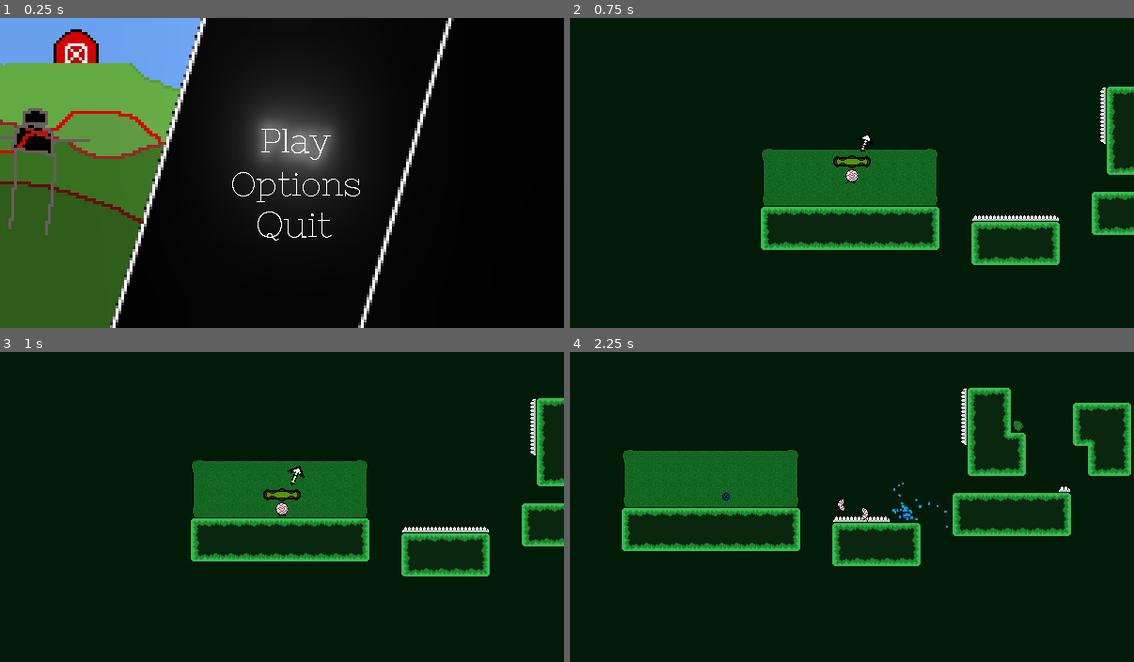
Above: before the commit, frames 1-4 (two rows, left to right).
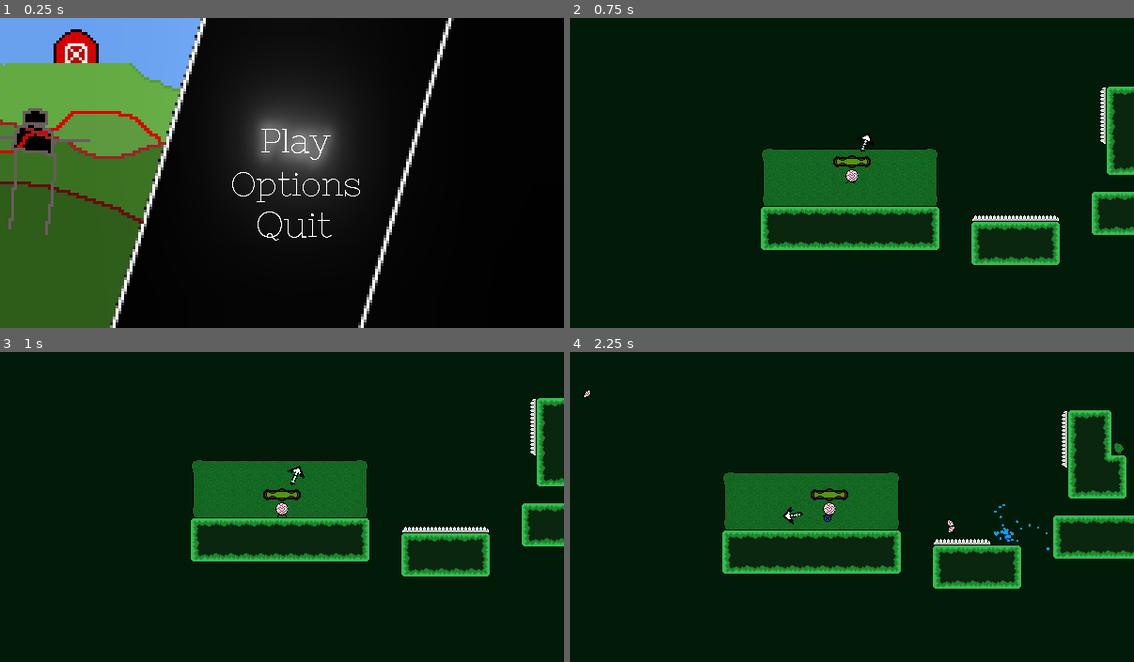
Above: after the commit, the same moments.

Repository: epimetheusgames/EyeSore
Game: Godot game, scene res://MainMenu.tscn
The game is run twice, just before and just after one commit, with the same random seed, the same clock (stepped at 60 frames per second) and the same inputs.
Inputs (mouse positions are in pixels of both pictures, inside the frame that each line leads up to):
- Up to frame 1 (0.25 s): no input
- Up to frame 2 (0.75 s): click (863, 142) at 0.5 s
- Up to frame 3 (1 s): no input
- Up to frame 4 (2.25 s): tap Enter (ui_accept) at 1.25 s; move the mouse to (976, 491) at 1.27 s; hold D (movement_right) from 1.28 s (still down); click (976, 491) at 1.35 s; tap Space (movement_jump) at 1.52 s; move the mouse to (739, 522) at 2.02 s; right-click (739, 522) at 2.1 s

Frames 1-2 are identical in both runs. In frame 3, less than 0.1% of the frame differs, in the area x 49-51%, y 52-54%; in frame 4, 19%, in the area x 2-100%, y 11-77%.

Commit message:
Extremely close to finishing death particles

Diff:
--- a/OGPC_Project_Native_Directory/Player.gd
+++ b/OGPC_Project_Native_Directory/Player.gd
@@ -247,16 +247,15 @@
 	Apply_Shockwave_Knockback(self_position, player_shockwave_bullet_node)
 
 func _on_Area2D_body_entered(body):
-	if "Spikes" in body.name:
+	if "Spikes" in body.name and $Death_Animation_Timer.time_left == 0:
 		$Death_Animation_Timer.start(0.5)
 		get_node("/root/MainMenuRootNode/OWIE_Player").play()
-		self.hide()
 		var death_particles = death_particles_file_path.instance()
-		death_particles.position = self.position
+		death_particles.position = position
+		position = respawn_position
 		get_parent().add_child(death_particles)
 
 
 func _on_Death_Animation_Timer_timeout():
 	self.show()
-	position = last_grounded_pos
 	$Death_Animation_Timer.stop()
--- a/OGPC_Project_Native_Directory/Player.tscn
+++ b/OGPC_Project_Native_Directory/Player.tscn
@@ -9,60 +9,15 @@
 [ext_resource path="res://OGPC_2022_Player_2_Jumping_Spritesheet.png" type="Texture" id=11]
 [ext_resource path="res://ogpc_project_player_2_spritesheet_new_walk_anim.png" type="Texture" id=12]
 
-[sub_resource type="AtlasTexture" id=56]
-flags = 1
-atlas = ExtResource( 6 )
-region = Rect2( 16, 0, 16, 16 )
-
-[sub_resource type="AtlasTexture" id=57]
-flags = 1
-atlas = ExtResource( 6 )
-region = Rect2( 32, 0, 16, 16 )
-
-[sub_resource type="AtlasTexture" id=58]
-flags = 1
-atlas = ExtResource( 6 )
-region = Rect2( 48, 0, 16, 16 )
-
-[sub_resource type="AtlasTexture" id=59]
-flags = 1
-atlas = ExtResource( 6 )
-region = Rect2( 64, 0, 16, 16 )
-
-[sub_resource type="AtlasTexture" id=60]
-flags = 1
-atlas = ExtResource( 6 )
-region = Rect2( 80, 0, 16, 16 )
+[sub_resource type="AtlasTexture" id=105]
+flags = 1
+atlas = ExtResource( 12 )
+region = Rect2( 0, 0, 16, 16 )
 
 [sub_resource type="AtlasTexture" id=61]
 flags = 1
 atlas = ExtResource( 6 )
 region = Rect2( 96, 0, 16, 16 )
-
-[sub_resource type="AtlasTexture" id=62]
-flags = 1
-atlas = ExtResource( 6 )
-region = Rect2( 112, 0, 16, 16 )
-
-[sub_resource type="AtlasTexture" id=63]
-flags = 1
-atlas = ExtResource( 6 )
-region = Rect2( 128, 0, 16, 16 )
-
-[sub_resource type="AtlasTexture" id=64]
-flags = 1
-atlas = ExtResource( 6 )
-region = Rect2( 144, 0, 16, 16 )
-
-[sub_resource type="AtlasTexture" id=65]
-flags = 1
-atlas = ExtResource( 6 )
-region = Rect2( 160, 0, 16, 16 )
-
-[sub_resource type="AtlasTexture" id=66]
-flags = 1
-atlas = ExtResource( 6 )
-region = Rect2( 176, 0, 16, 16 )
 
 [sub_resource type="AtlasTexture" id=78]
 flags = 1
@@ -114,9 +69,119 @@
 atlas = ExtResource( 6 )
 region = Rect2( 192, 0, 16, 16 )
 
+[sub_resource type="AtlasTexture" id=94]
+flags = 1
+atlas = ExtResource( 12 )
+region = Rect2( 288, 0, 16, 16 )
+
+[sub_resource type="AtlasTexture" id=95]
+flags = 1
+atlas = ExtResource( 12 )
+region = Rect2( 304, 0, 16, 16 )
+
+[sub_resource type="AtlasTexture" id=96]
+flags = 1
+atlas = ExtResource( 12 )
+region = Rect2( 320, 0, 16, 16 )
+
+[sub_resource type="AtlasTexture" id=97]
+flags = 1
+atlas = ExtResource( 12 )
+region = Rect2( 336, 0, 16, 16 )
+
+[sub_resource type="AtlasTexture" id=98]
+flags = 1
+atlas = ExtResource( 12 )
+region = Rect2( 352, 0, 16, 16 )
+
+[sub_resource type="AtlasTexture" id=99]
+flags = 1
+atlas = ExtResource( 12 )
+region = Rect2( 368, 0, 16, 16 )
+
+[sub_resource type="AtlasTexture" id=100]
+flags = 1
+atlas = ExtResource( 12 )
+region = Rect2( 384, 0, 16, 16 )
+
+[sub_resource type="AtlasTexture" id=101]
+flags = 1
+atlas = ExtResource( 12 )
+region = Rect2( 400, 0, 16, 16 )
+
+[sub_resource type="AtlasTexture" id=102]
+flags = 1
+atlas = ExtResource( 12 )
+region = Rect2( 416, 0, 16, 16 )
+
+[sub_resource type="AtlasTexture" id=103]
+flags = 1
+atlas = ExtResource( 12 )
+region = Rect2( 432, 0, 16, 16 )
+
+[sub_resource type="AtlasTexture" id=104]
+flags = 1
+atlas = ExtResource( 12 )
+region = Rect2( 448, 0, 16, 16 )
+
+[sub_resource type="AtlasTexture" id=56]
+flags = 1
+atlas = ExtResource( 6 )
+region = Rect2( 16, 0, 16, 16 )
+
+[sub_resource type="AtlasTexture" id=57]
+flags = 1
+atlas = ExtResource( 6 )
+region = Rect2( 32, 0, 16, 16 )
+
+[sub_resource type="AtlasTexture" id=58]
+flags = 1
+atlas = ExtResource( 6 )
+region = Rect2( 48, 0, 16, 16 )
+
+[sub_resource type="AtlasTexture" id=59]
+flags = 1
+atlas = ExtResource( 6 )
+region = Rect2( 64, 0, 16, 16 )
+
+[sub_resource type="AtlasTexture" id=60]
+flags = 1
+atlas = ExtResource( 6 )
+region = Rect2( 80, 0, 16, 16 )
+
+[sub_resource type="AtlasTexture" id=62]
+flags = 1
+atlas = ExtResource( 6 )
+region = Rect2( 112, 0, 16, 16 )
+
+[sub_resource type="AtlasTexture" id=63]
+flags = 1
+atlas = ExtResource( 6 )
+region = Rect2( 128, 0, 16, 16 )
+
+[sub_resource type="AtlasTexture" id=64]
+flags = 1
+atlas = ExtResource( 6 )
+region = Rect2( 144, 0, 16, 16 )
+
+[sub_resource type="AtlasTexture" id=65]
+flags = 1
+atlas = ExtResource( 6 )
+region = Rect2( 160, 0, 16, 16 )
+
+[sub_resource type="AtlasTexture" id=66]
+flags = 1
+atlas = ExtResource( 6 )
+region = Rect2( 176, 0, 16, 16 )
+
 [sub_resource type="SpriteFrames" id=1]
 animations = [ {
-"frames": [ SubResource( 56 ), SubResource( 57 ), SubResource( 58 ), SubResource( 59 ), SubResource( 60 ), SubResource( 61 ), SubResource( 62 ), SubResource( 63 ), SubResource( 64 ), SubResource( 65 ), SubResource( 66 ) ],
+"frames": [ SubResource( 105 ) ],
+"loop": true,
+"name": "Idle_Left",
+"speed": 5.0
+}, {
+"frames": [ SubResource( 61 ) ],
 "loop": true,
 "name": "Idle_Right",
 "speed": 5.0
@@ -136,7 +201,7 @@
 "name": "Jumping_Right",
 "speed": 15.0
 }, {
-"frames": [ SubResource( 86 ) ],
+"frames": [ SubResource( 86 ), SubResource( 94 ), SubResource( 95 ), SubResource( 96 ), SubResource( 97 ), SubResource( 98 ), SubResource( 99 ), SubResource( 100 ), SubResource( 101 ), SubResource( 102 ), SubResource( 103 ), SubResource( 104 ) ],
 "loop": true,
 "name": "Walking_Left",
 "speed": 20.0
@@ -163,6 +228,7 @@
 [node name="AnimatedSprite" type="AnimatedSprite" parent="."]
 position = Vector2( 0, -8 )
 frames = SubResource( 1 )
+animation = "Idle_Left"
 
 [node name="Camera2D" type="Camera2D" parent="."]
 position = Vector2( 0, -9 )
--- a/OGPC_Project_Native_Directory/Player_Death_Animation_Particles.tscn
+++ b/OGPC_Project_Native_Directory/Player_Death_Animation_Particles.tscn
@@ -1,37 +1,68 @@
-[gd_scene load_steps=6 format=2]
+[gd_scene load_steps=10 format=2]
 
-[ext_resource path="res://ogpc_project_player_death_anim_right.png" type="Texture" id=1]
-[ext_resource path="res://ogpc_project_player_death_anim_left.png" type="Texture" id=2]
+[ext_resource path="res://ogpc_project_player_death_anim_topleft.png" type="Texture" id=1]
+[ext_resource path="res://ogpc_project_player_death_anim_bottomright.png" type="Texture" id=2]
 [ext_resource path="res://Player_Death_Animation_Particles.gd" type="Script" id=3]
+[ext_resource path="res://ogpc_project_player_death_anim_bottomleft.png" type="Texture" id=4]
+[ext_resource path="res://ogpc_project_player_death_anim_topright.png" type="Texture" id=5]
 
 [sub_resource type="RectangleShape2D" id=1]
-extents = Vector2( 3.5, 7.5 )
+extents = Vector2( 3.5, 3.5 )
+
+[sub_resource type="RectangleShape2D" id=3]
+extents = Vector2( 3.5, 4 )
 
 [sub_resource type="RectangleShape2D" id=2]
-extents = Vector2( 3.5, 7.5 )
+extents = Vector2( 3.5, 3.5 )
+
+[sub_resource type="RectangleShape2D" id=4]
+extents = Vector2( 3.5, 4 )
 
 [node name="Player_Death_Animation_Particles" type="Node2D"]
 script = ExtResource( 3 )
 
-[node name="Player_Left_Half" type="RigidBody2D" parent="."]
+[node name="Player_TopLeft" type="RigidBody2D" parent="."]
 applied_force = Vector2( -30, 0 )
 
-[node name="CollisionShape2D" type="CollisionShape2D" parent="Player_Left_Half"]
-position = Vector2( -3.5, -8.5 )
+[node name="CollisionShape2D" type="CollisionShape2D" parent="Player_TopLeft"]
+position = Vector2( -3.5, -12.5 )
 shape = SubResource( 1 )
 
-[node name="Sprite" type="Sprite" parent="Player_Left_Half"]
-position = Vector2( -4, -8 )
-texture = ExtResource( 2 )
+[node name="Sprite" type="Sprite" parent="Player_TopLeft"]
+position = Vector2( -4, -12 )
+texture = ExtResource( 1 )
 
-[node name="Player_Right_Half" type="RigidBody2D" parent="."]
+[node name="Player_BottomLeft" type="RigidBody2D" parent="."]
+applied_force = Vector2( -30, 0 )
+
+[node name="CollisionShape2D" type="CollisionShape2D" parent="Player_BottomLeft"]
+position = Vector2( -3.5, -5 )
+shape = SubResource( 3 )
+
+[node name="Sprite" type="Sprite" parent="Player_BottomLeft"]
+position = Vector2( -4, -4 )
+texture = ExtResource( 4 )
+
+[node name="Player_TopRight" type="RigidBody2D" parent="."]
 position = Vector2( 0, -4 )
 applied_force = Vector2( 30, 0 )
 
-[node name="CollisionShape2D" type="CollisionShape2D" parent="Player_Right_Half"]
-position = Vector2( 3.5, -4.5 )
+[node name="CollisionShape2D" type="CollisionShape2D" parent="Player_TopRight"]
+position = Vector2( 3.5, -8.5 )
 shape = SubResource( 2 )
 
-[node name="Sprite" type="Sprite" parent="Player_Right_Half"]
-position = Vector2( 4, -4 )
-texture = ExtResource( 1 )
+[node name="Sprite" type="Sprite" parent="Player_TopRight"]
+position = Vector2( 4, -8 )
+texture = ExtResource( 5 )
+
+[node name="Player_BottomRight" type="RigidBody2D" parent="."]
+position = Vector2( 0, -4 )
+applied_force = Vector2( 30, 0 )
+
+[node name="CollisionShape2D" type="CollisionShape2D" parent="Player_BottomRight"]
+position = Vector2( 3.5, -1 )
+shape = SubResource( 4 )
+
+[node name="Sprite" type="Sprite" parent="Player_BottomRight"]
+position = Vector2( 4, 0 )
+texture = ExtResource( 2 )
Not shown: 1 places in OGPC_Project_Native_Directory/Player.tscn that only renumber resources
Binary file added: OGPC_Project_Native_Directory/ogpc_project_player_death_anim_bottomleft.png
Not shown, added: OGPC_Project_Native_Directory/ogpc_project_player_death_anim_bottomleft.png.import
Binary file added: OGPC_Project_Native_Directory/ogpc_project_player_death_anim_bottomright.png
Not shown, added: OGPC_Project_Native_Directory/ogpc_project_player_death_anim_bottomright.png.import
Binary file added: OGPC_Project_Native_Directory/ogpc_project_player_death_anim_topleft.png
Not shown, added: OGPC_Project_Native_Directory/ogpc_project_player_death_anim_topleft.png.import
Binary file added: OGPC_Project_Native_Directory/ogpc_project_player_death_anim_topright.png
Not shown, added: OGPC_Project_Native_Directory/ogpc_project_player_death_anim_topright.png.import
